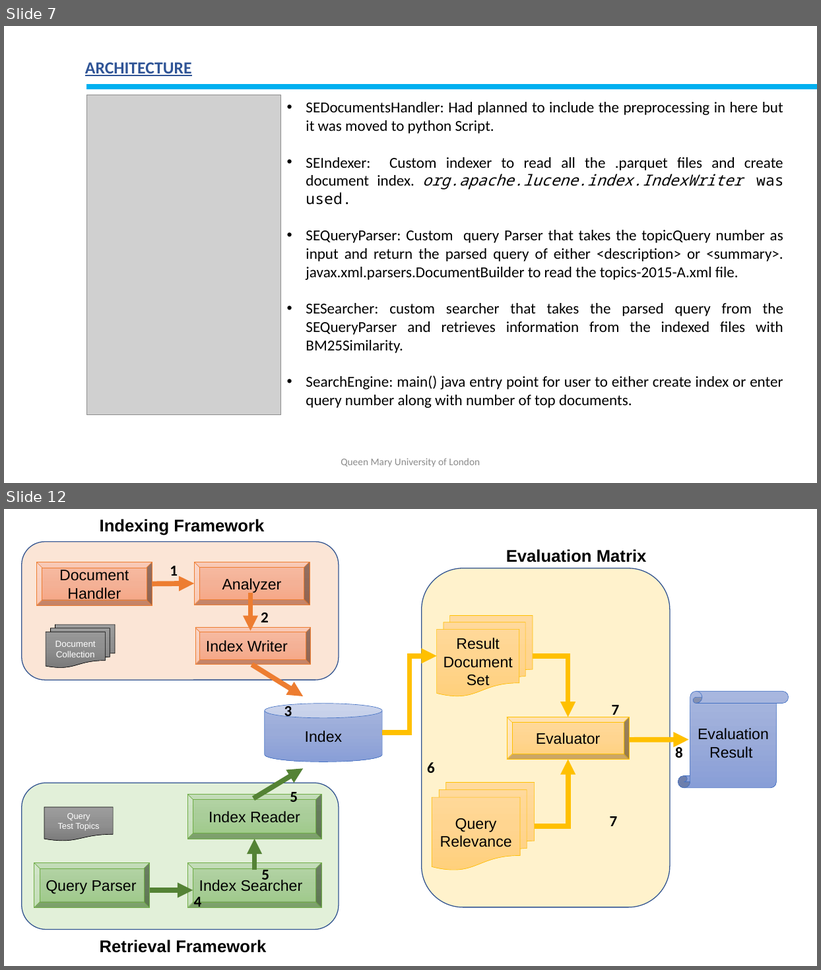
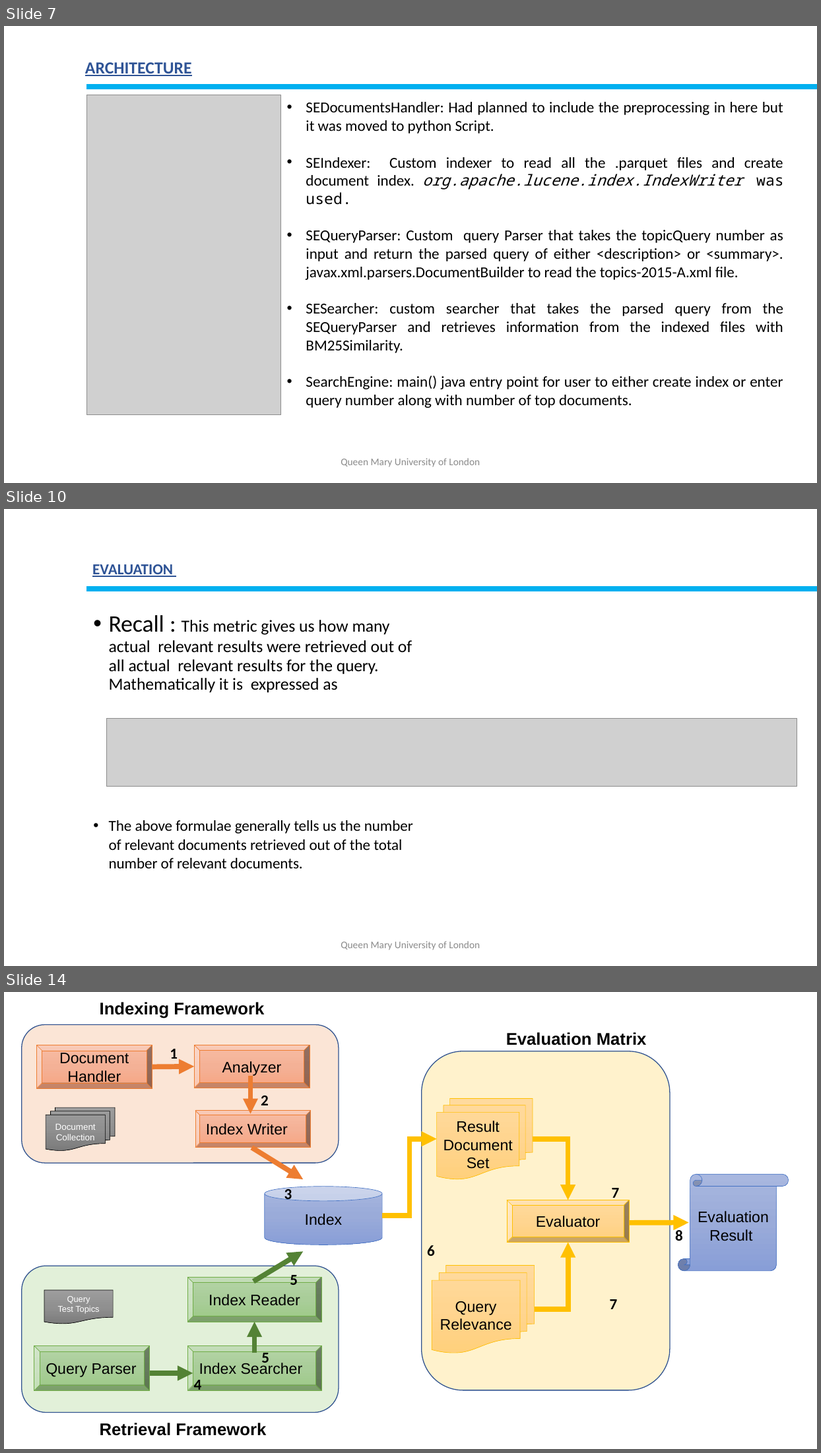
Before and after one commit to bineeta-maker/SearchEngineProject, a slide deck: data/Group51_Assg3_SearchEngineImpl.pptx. Shown one above the other, each under a label of ours: slides 7 and 12 before the commit, slides 7, 10 and 14 after it; the slides between them are not shown. The pictures are 821x970 and 821x1453 pixels, drawn with LibreOffice and Linux fonts; fonts in the diff are those of the drawing; grey boxes stand for pictures. Boxes give left, top, right and bottom in pixels: in the first picture for what was removed or moved away, otherwise in the second. Text is boxed around its words. In the diff, an @@ line names an element or a change of style, - is before the commit and + after.

```diff
--- a/data/Group51_Assg3_SearchEngineImpl.pptx
+++ b/data/Group51_Assg3_SearchEngineImpl.pptx
@@ slide 10 added at (4, 509, 817, 966), background #FFFFFF @@
@@ text added at (92, 564, 173, 577), 18 pt, text #2F5496, bold, underline @@
+EVALUATION
@@ line added from (817, 589) to (86, 589), #00B0F0 6 pt @@
@@ text added at (109, 615, 413, 869), 20 pt, text #000000 @@
+• Recall : This metric gives us how many actual relevant results were retrieved out of all actual relevant results for the query. Mathematically it is expressed as
+• The above formulae generally tells us the number of relevant documents retrieved out of the total number of relevant documents.
@@ picture added at (106, 718, 797, 786) @@
@@ text added at (341, 941, 480, 951), 12 pt, text #8C8C8C @@
+Queen Mary University of London
@@ what was slide 12 is now slide 14 @@
```
Also in this commit, not shown: 5 slides changed, 1 other slide added, 1 other file.
